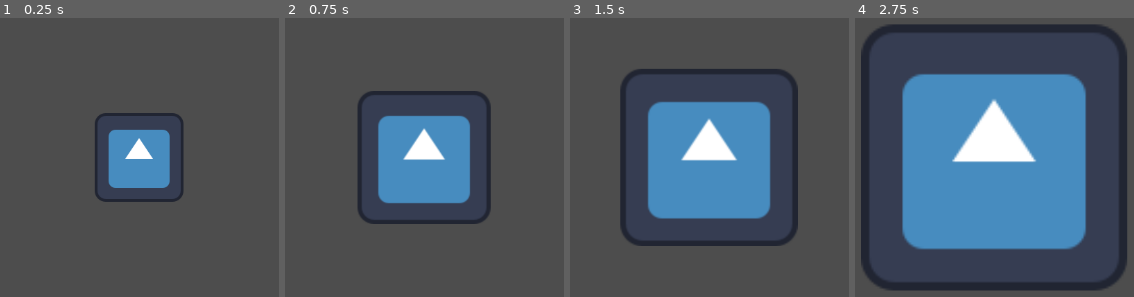
Above: before the commit, frames 1-4 (left to right).
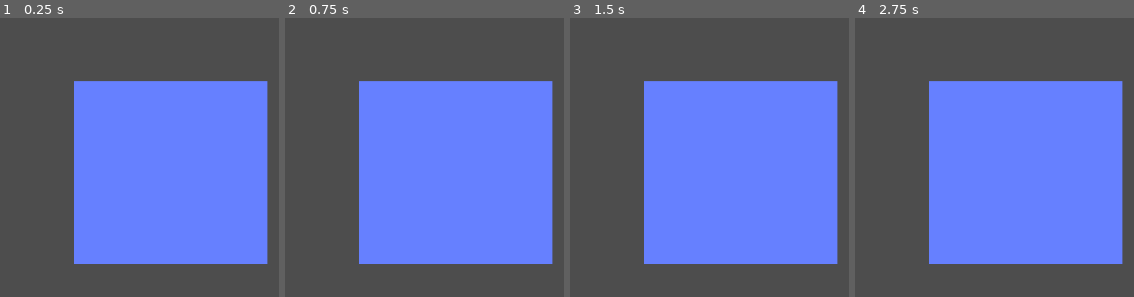
Above: after the commit, the same moments.

Repository: allsatturdays/shaders-study
Game: Godot game, scene res://lessons/GSLS/lesson01/lesson1.tscn
Two runs of this game, one before a commit and one after it. Both use one fixed random seed, a clock stepped at 60 frames per second and the inputs below. Before the commit the project starts from res://lessons/gdScript/lesson05/lesson05.tscn. The engine's default icon, where the game draws it, is replaced by a stand-in: a white triangle on a blue panel in a dark square.
Inputs:
- Up to frame 1 (0.25 s): no input
- Up to frame 2 (0.75 s): tap Enter at 0.5 s
- Up to frame 3 (1.5 s): no input
- Up to frame 4 (2.75 s): tap Space at 2 s

The runs differ from the first frame. In frame 1, 46% of the frame differs, in the area x 26-97%, y 22-89%; in frame 2, 46%; in frame 3, 49%; in frame 4, 63%, in the area x 2-98%, y 2-98%.

Commit message:
gradiant execise done on gsls lessons

Diff:
--- /dev/null
+++ b/myvisualprogress/lessons/GSLS/lesson01/lesson01.gdshader
@@ -0,0 +1,6 @@
+shader_type canvas_item;
+
+void fragment(){
+	vec4 blue = vec4(0.4,0.5,1.0,1.0);
+	 COLOR = blue;
+	}
--- /dev/null
+++ b/myvisualprogress/lessons/GSLS/lesson01/lesson01.tscn
@@ -0,0 +1,3 @@
+[gd_scene format=3 uid="uid://bw54duwgcseys"]
+
+[node name="Lesson01" type="Node2D"]
--- /dev/null
+++ b/myvisualprogress/lessons/GSLS/lesson01/lesson1.tscn
@@ -0,0 +1,15 @@
+[gd_scene load_steps=4 format=3 uid="uid://dw47anpmii2tn"]
+
+[ext_resource type="Shader" uid="uid://capa15nljdvy2" path="res://lessons/GSLS/lesson01/lesson01.gdshader" id="1_fpbxh"]
+[ext_resource type="Texture2D" uid="uid://gkvhkh24uv2h" path="res://icon.svg" id="2_amnsd"]
+
+[sub_resource type="ShaderMaterial" id="ShaderMaterial_sadms"]
+shader = ExtResource("1_fpbxh")
+
+[node name="Node2D" type="Node2D"]
+
+[node name="Sprite2D" type="Sprite2D" parent="."]
+material = SubResource("ShaderMaterial_sadms")
+position = Vector2(619.5, 395.06763)
+scale = Vector2(2.1796875, 2.0635567)
+texture = ExtResource("2_amnsd")
--- /dev/null
+++ b/myvisualprogress/lessons/GSLS/lesson02/lesson02.tscn
@@ -0,0 +1,15 @@
+[gd_scene load_steps=4 format=3 uid="uid://d372qditpniji"]
+
+[ext_resource type="Shader" uid="uid://bdny1j3nanga4" path="res://lessons/GSLS/lesson02/lesson2.gdshader" id="1_3i0xb"]
+[ext_resource type="Texture2D" uid="uid://gkvhkh24uv2h" path="res://icon.svg" id="2_7ya3w"]
+
+[sub_resource type="ShaderMaterial" id="ShaderMaterial_fypeg"]
+shader = ExtResource("1_3i0xb")
+
+[node name="Lesson02" type="Node2D"]
+
+[node name="Sprite2D" type="Sprite2D" parent="."]
+material = SubResource("ShaderMaterial_fypeg")
+position = Vector2(573.75, 181)
+scale = Vector2(2.332031, 2.203125)
+texture = ExtResource("2_7ya3w")
--- /dev/null
+++ b/myvisualprogress/lessons/GSLS/lesson02/lesson2.gdshader
@@ -0,0 +1,8 @@
+shader_type canvas_item;
+
+void fragment(){
+	vec3 cora = vec3(1.0,0,0);
+	vec3 corb = vec3(0,0,1.0);
+	vec4 corc = vec4(mix(cora,corb, UV.x),1.0);
+	COLOR = corc;
+	}
--- a/myvisualprogress/project.godot
+++ b/myvisualprogress/project.godot
@@ -11,7 +11,7 @@
 [application]
 
 config/name="myvisualprogress"
-run/main_scene="uid://dyd35od5ku1qd"
+run/main_scene="uid://dw47anpmii2tn"
 config/features=PackedStringArray("4.5", "GL Compatibility")
 config/icon="res://icon.svg"
 
Not shown, added: myvisualprogress/lessons/GSLS/lesson01/lesson01.gdshader.uid
Not shown, added: myvisualprogress/lessons/GSLS/lesson02/lesson2.gdshader.uid
